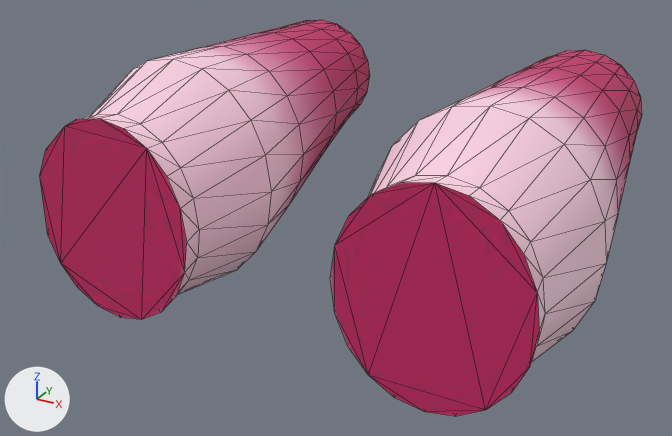
Two versions of the glTF model Assets/StreamingAssets/Models/FrontLegs/bulldog-frontlegs.gltf, one commit apart.
Rendered twice from a camera (50 mm lens) standing at (0.0186, -0.0446, 0.0005) and looking at (-0.0002, -0.0103, -0.0167). Arrows for +X, +Y and +Z are at lower left; the lights stay in place. Mesh edges are drawn as thin lines. Where no turn or scale is listed for an object, it has been applied to the vertices. Vertices at the same position are counted once.

The first picture shows 'bulldog-frontlegs'.
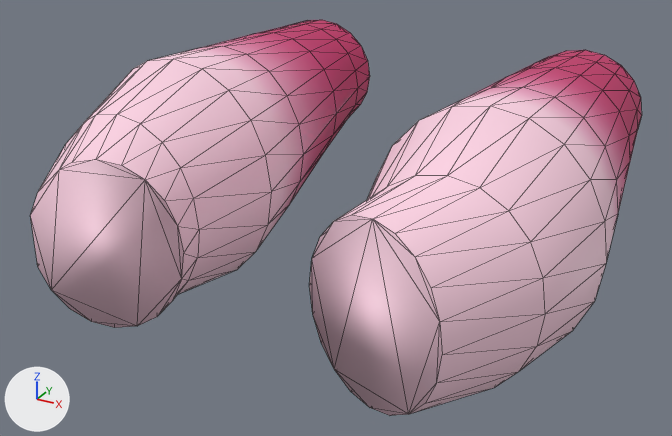
The change, as a diff of the scene's bpy script:
```diff
--- a/Assets/StreamingAssets/Models/FrontLegs/bulldog-frontlegs.gltf.py
+++ b/Assets/StreamingAssets/Models/FrontLegs/bulldog-frontlegs.gltf.py
@@ me_mesh_007 @@
 me_mesh_007.from_pydata(...)  # 273 vertices, 538 faces; spans x -0.0123..0.0124, y -0.017..0.0012, z -0.0207..-0.0098
 # used by ob_bulldog_frontlegs; location = (0.0, 0.0, 0.0)
+# me_mesh_007 part 1: all 20 vertices in x 0.0032..0.0114, y -0.017, z -0.0206..-0.0112 are turned -18.7 degrees about the z axis through their middle and scaled by 0.808, then moved by (-0.0014, -0.0019, 0.0)
+# me_mesh_007 part 2: all 19 vertices in x -0.0115..-0.0035, y -0.017, z -0.0206..-0.0112 are turned 18.9 degrees about the z axis through their middle and scaled by 0.808, then moved by (0.0015, -0.0019, 0.0)
 me_mesh_007.materials.append(mat_bulldog5)
```

Pixel boxes (x1, y1, x2, y2) of what changed, in the pictures (672 x 436 px; the box of a moved part takes in the faces that stretch with it):
'bulldog-frontlegs', reshaped: before (40, 20, 642, 416); after (30, 20, 642, 416)
part 1 of me_mesh_007, moved or reshaped: before (330, 176, 545, 416); after (310, 176, 545, 416)
part 2 of me_mesh_007, moved or reshaped: before (40, 114, 199, 320); after (30, 114, 199, 328)
